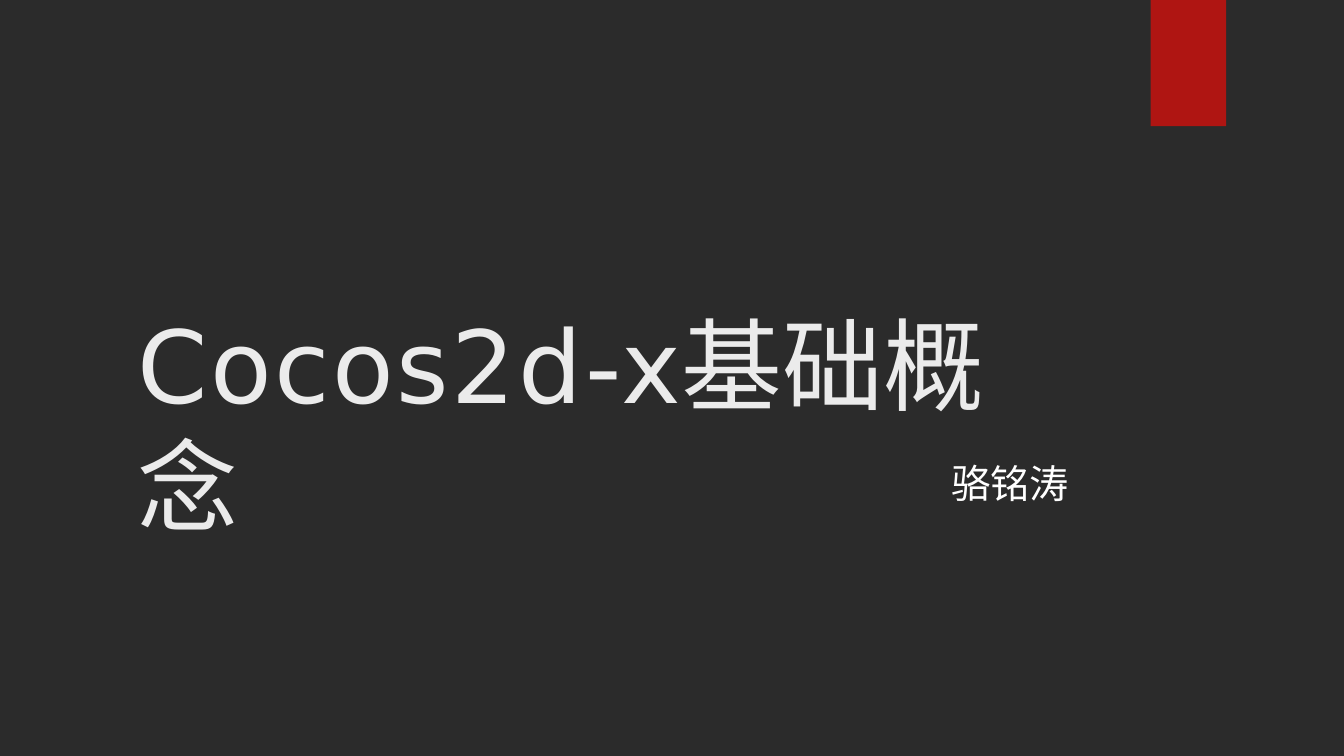
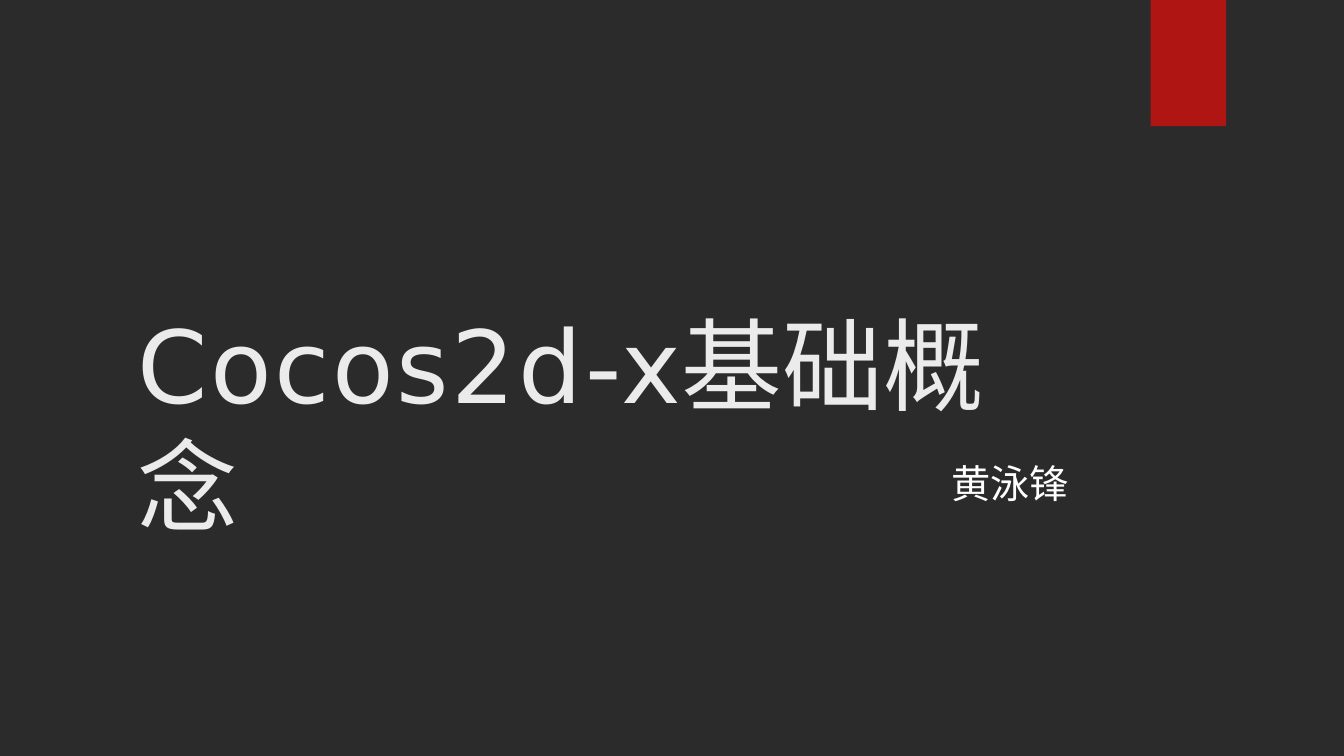
Before and after one commit to gfzheng/MOSAD, a slide deck: slide 1 of Labs/2017-homework10.pptx. Drawn at 1344x756 pixels with LibreOffice and Linux fonts; fonts in the diff are those of the drawing; background and template pictures are left out; a plain dark background stands for a picture behind light text. Boxes give left, top, right and bottom in pixels: in the first picture for what was removed or moved away, otherwise in the second. Text is boxed around its words. In the diff, an @@ line names an element or a change of style, - is before the commit and + after.

```diff
--- a/Labs/2017-homework10.pptx
+++ b/Labs/2017-homework10.pptx
@@ text at (952,465,1069,501): text changed; font Open Sans to Noto Sans CJK SC @@
-骆铭涛
+黄泳锋
```
Also in this commit, not shown: 1 other slide changed.
